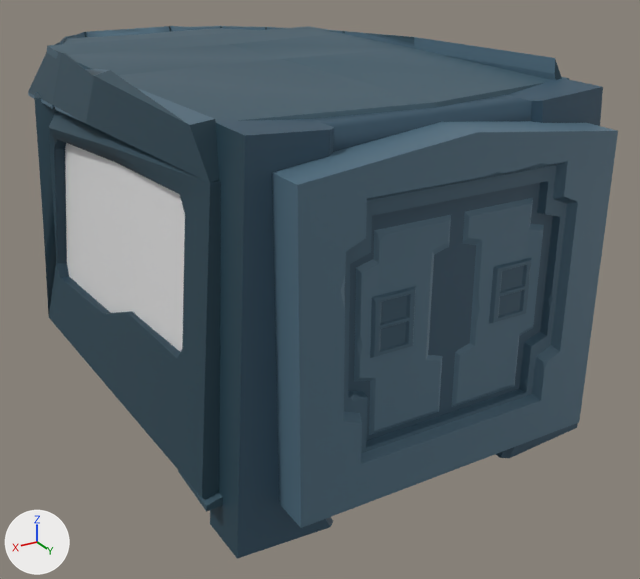
A saved change to the FBX model Assets/ModelosModificados/CABINA.fbx.
Rendered twice from a 50 mm lens placed at (13.35, 9.54, 5.64), pointed at (7.29, -0.56, 0.59). Every picture has the same lights, and +X, +Y and +Z are marked at lower left. Where no turn or scale is listed for an object, it has been applied to the vertices.

The scene before the commit, as lines of its bpy script (objects in view):
```python
me_mesh_003 = bpy.data.meshes.new('Mesh.003')
me_mesh_003.from_pydata(...)  # 153 vertices, 171 faces; spans x 6.47..10.06, y 3.01..3.7, z 0.36..3.85
me_mesh_003.materials.append(mat_scifispace)  # picture img_hangarmodif_png
me_mesh_006 = bpy.data.meshes.new('Mesh.006')
me_mesh_006.from_pydata(...)  # 55 vertices, 48 faces; spans x 5.78..10.63, y -6.77..2.56, z 0.62..3.44
me_mesh_006.materials.append(mat_material)  # white #e7e7e7
me_mesh_007 = bpy.data.meshes.new('Mesh.007')
me_mesh_007.from_pydata(...)  # 173 vertices, 165 faces; spans x 1.19..2.64, y -0.21..0.21, z 0.0..2.43
me_mesh_007.materials.append(mat_scifispace)  # picture img_hangarmodif_png
me_mesh_008 = bpy.data.meshes.new('Mesh.008')
me_mesh_008.from_pydata(...)  # 154 vertices, 148 faces; spans x 2.32..3.8, y -0.21..0.21, z 0.0..2.43
me_mesh_008.materials.append(mat_scifispace)  # picture img_hangarmodif_png
ob_marcopuertamodif = bpy.data.objects.new('MarcoPuertaModif', me_mesh_003)
ob_marcopuertamodif.location = (0.0, 0.0, 0.0)
ob_puentecristales = bpy.data.objects.new('PuenteCristales', me_mesh_006)
ob_puentecristales.location = (0.0, 0.0, 0.0)
ob_puertadermodif = bpy.data.objects.new('PuertaDerModif', me_mesh_008)
ob_puertadermodif.location = (5.77, 3.36, 0.8)
ob_puertaizqmodif = bpy.data.objects.new('PuertaIzqModif', me_mesh_007)
ob_puertaizqmodif.location = (5.77, 3.36, 0.8)
# also in view: 'PuenteEsqueleto' at (8.28, -1.93, 1.73); 'PuenteTecho' at (8.26, -1.2, 3.76)
```
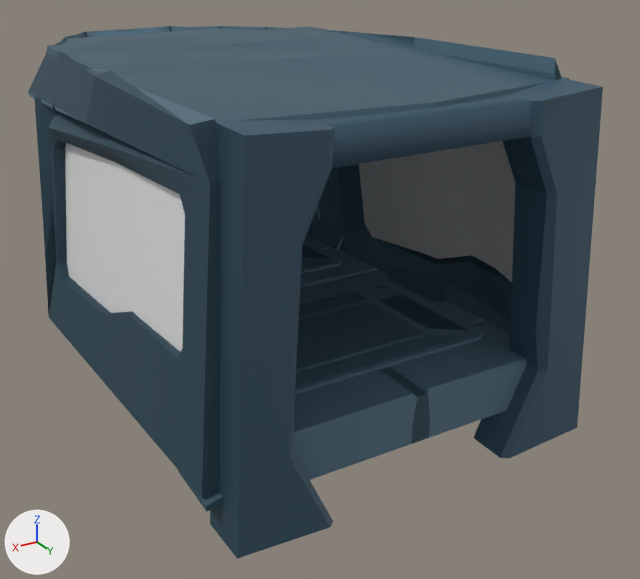
Pixel boxes (x1, y1, x2, y2) of what changed, in the pictures (640 x 579 px):
'MarcoPuertaModif', deleted (blue): before (272, 121, 618, 528)
'PuertaDerModif', deleted (blue): before (348, 199, 459, 441)
'PuertaIzqModif', deleted (blue): before (445, 183, 553, 414)
'PuenteBase', unchanged, uncovered by the edit: before (178, 470, 223, 512); after (178, 235, 527, 512)

Edits to the bpy script that builds the scene:
```text
Remove ob_marcopuertamodif:
    ob_marcopuertamodif = bpy.data.objects.new('MarcoPuertaModif', me_mesh_003)
    ob_marcopuertamodif.location = (0.0, 0.0, 0.0)
Remove ob_puertaizqmodif:
    ob_puertaizqmodif = bpy.data.objects.new('PuertaIzqModif', me_mesh_007)
    ob_puertaizqmodif.location = (5.77, 3.36, 0.8)
Remove ob_puertadermodif:
    ob_puertadermodif = bpy.data.objects.new('PuertaDerModif', me_mesh_008)
    ob_puertadermodif.location = (5.77, 3.36, 0.8)
```
